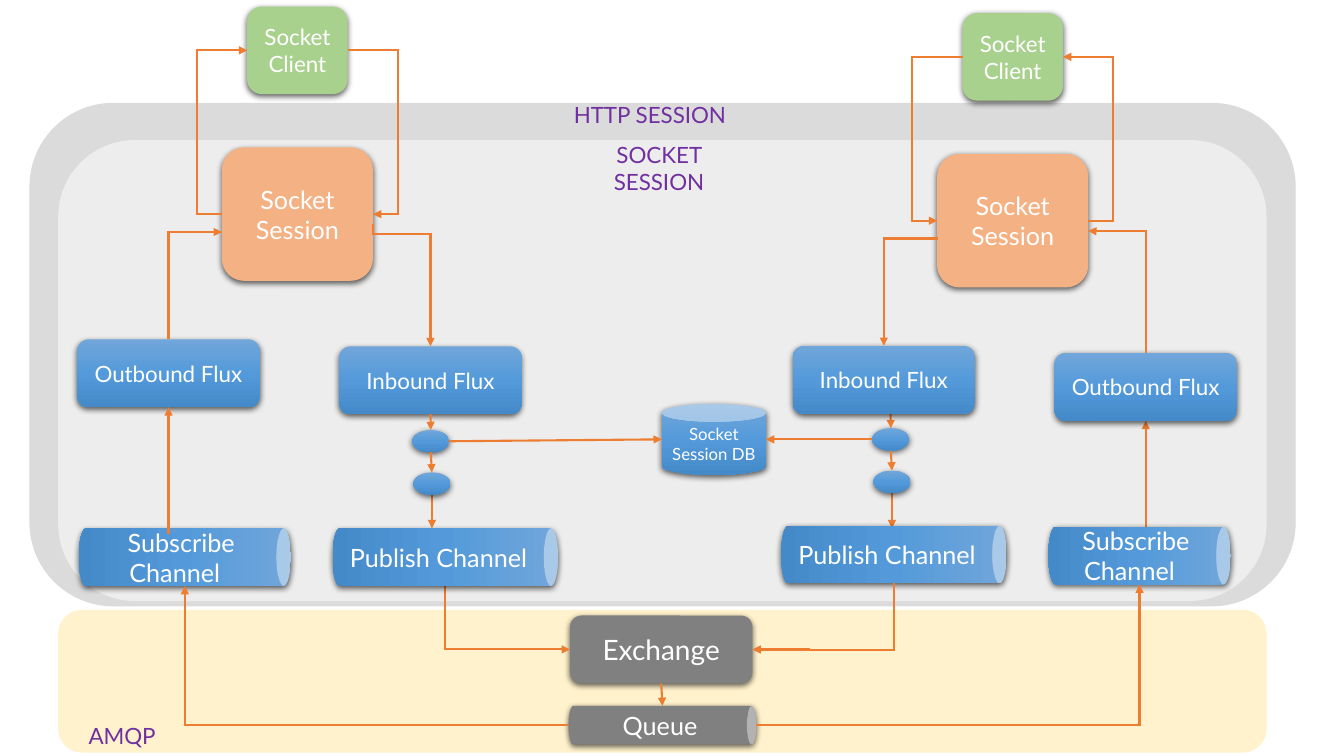
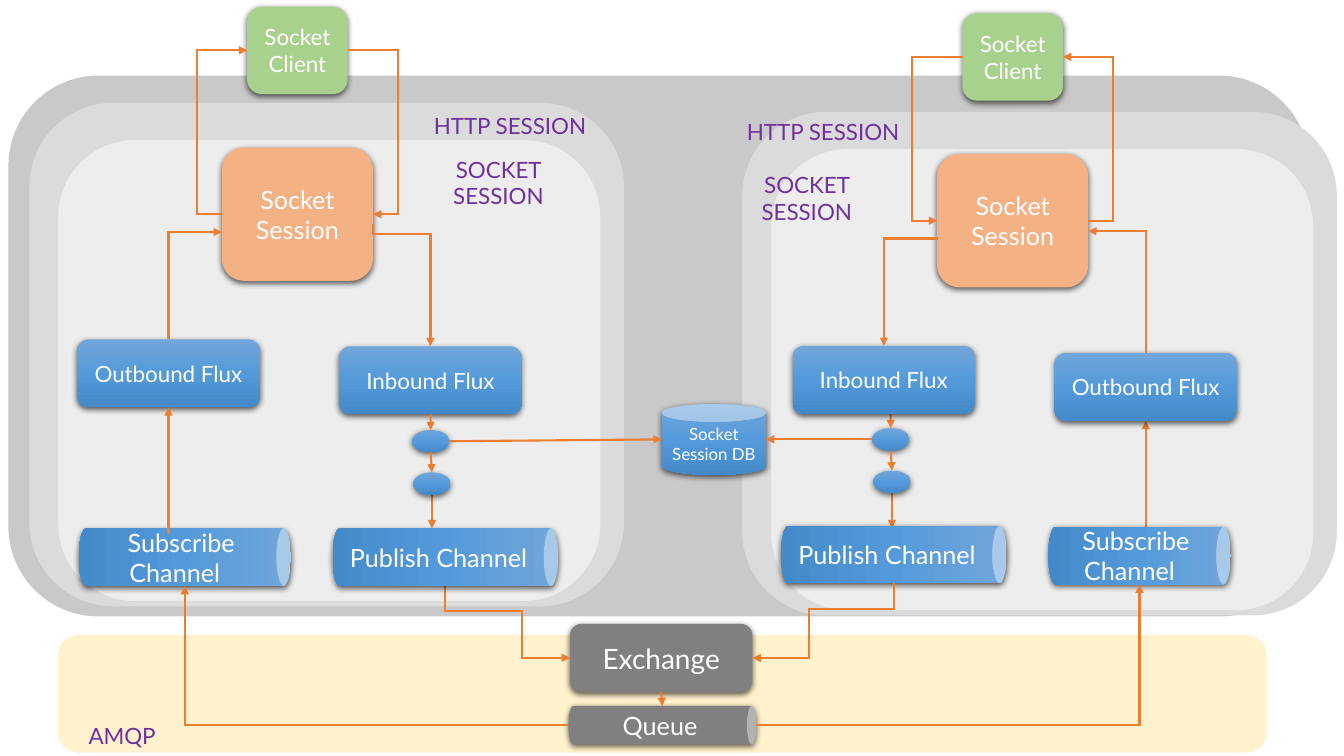
Before and after one commit to kapilraina/websockets, a slide deck: slide 12 of designs.pptx (slide 10 before the commit). Drawn at 1344x756 pixels with LibreOffice and Linux fonts; fonts in the diff are those of the drawing. Boxes give left, top, right and bottom in pixels: in the first picture for what was removed or moved away, otherwise in the second. Text is boxed around its words. In the diff, an @@ line names an element or a change of style, - is before the commit and + after.

```diff
--- a/designs.pptx
+++ b/designs.pptx
@@ rounded rectangle added at box(8, 76, 1310, 617), fill #C9C9C9 @@
@@ rounded rectangle: place and size @@
-rounded rectangle at box(29, 103, 1296, 607)
+rounded rectangle at box(29, 103, 624, 607)
@@ pill shape "HTTP SESSION": place and size @@
-pill shape "HTTP SESSION" at box(554, 103, 747, 126)
+pill shape "HTTP SESSION" at box(413, 114, 607, 137)
@@ rounded rectangle added at box(742, 112, 1337, 616), fill #DBDBDB @@
@@ rounded rectangle: place and size @@
-rounded rectangle at box(58, 140, 1267, 601)
+rounded rectangle at box(58, 140, 601, 601)
@@ pill shape added at box(727, 120, 921, 143), 16 pt, text #7030A0 @@
+HTTP SESSION
@@ rounded rectangle added at box(771, 149, 1314, 610), fill #EDEDED @@
@@ pill shape "SOCKET SESSION": place and size @@
-pill shape "SOCKET SESSION" at box(553, 155, 766, 181)
+pill shape "SOCKET SESSION" at box(391, 169, 605, 196)
@@ pill shape added at box(700, 186, 913, 212), 16 pt, text #7030A0 @@
+SOCKET SESSION
@@ elbow arrow moved from (446, 586) - (571, 649) to (446, 586) - (571, 658) @@
@@ elbow arrow moved from (894, 584) - (752, 649) to (894, 584) - (752, 658) @@
@@ rounded rectangle "Exchange": place and size @@
-rounded rectangle "Exchange" at box(571, 616, 753, 684)
+rounded rectangle "Exchange" at box(571, 624, 753, 692)
@@ rounded rectangle: place and size @@
-rounded rectangle at box(58, 610, 1267, 753)
+rounded rectangle at box(58, 635, 1267, 753)
@@ arrow moved from (661, 684) - (662, 706) to (661, 692) - (662, 706) @@
```
Also in this commit, not shown: 3 other slides changed, 3 slides added, 3 other files.
